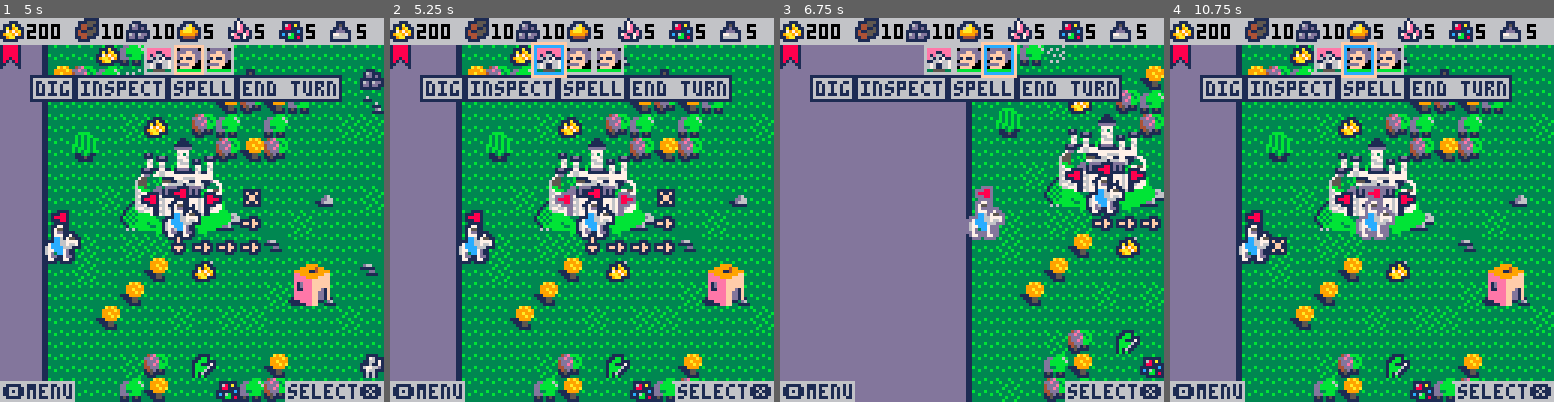
Above: before the commit, frames 1-4 (left to right).
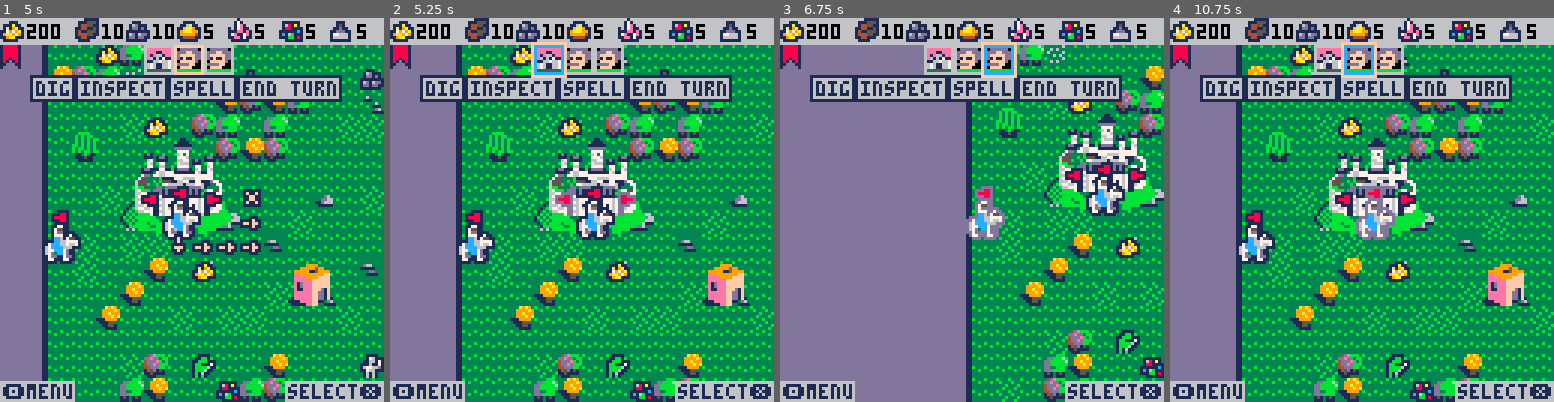
Above: after the commit, the same moments.

Repository: pvan/pico8
Game: PICO-8 cartridge heroes.p8
The game is run twice, just before and just after one commit, with the same random seed, the same clock (stepped at 60 frames per second) and the same inputs.
Inputs:
- Up to frame 1 (5 s): tap X (X key) at 0.33, 1.07, 1.85, 2.97, 4.08 s; tap O (Z key) at 0.7, 1.7, 2.1, 2.5, 2.9, 3.3, 3.7, 4.1, 4.5, 4.9 s; hold Right 1.6-2.1 s; hold Up 2.15-2.42 s; hold Right 2.47-3.03 s; hold Left 3.08-3.58 s; hold Down 3.63-3.97 s; hold Right 4.02-4.68 s; hold Up from 4.73 s (still down)
- Up to frame 2 (5.25 s): release Up at 5.03 s; hold Left from 5.08 s (still down); tap X (X key) at 5.2 s
- Up to frame 3 (6.75 s): tap O (Z key) every 0.4 s from 5.3 to 6.5 s; release Left at 5.68 s; hold Down 5.73-6.03 s; hold Right 6.08-6.58 s; tap X (X key) at 6.32 s; hold Right from 6.63 s (still down)
- Up to frame 4 (10.75 s): tap O (Z key) every 0.4 s from 6.9 to 10.5 s; release Right at 7.13 s; hold Up 7.18-7.45 s; tap X (X key) at 7.43, 8.55, 9.67 s; hold Right 7.5-8.07 s; hold Left 8.12-8.62 s; hold Down 8.67-9 s; hold Right 9.05-9.72 s; hold Up 9.77-10.07 s; hold Left 10.12-10.72 s

Frame 1 is identical in both runs. In frame 2, 1.0% of the frame differs, in the area x 50-75%, y 44-62%; in frame 3, 0.5%; in frame 4, 0.2%.

Commit message:
heroes: save tokens in selection function

Diff:
--- a/heroes.p8
+++ b/heroes.p8
@@ -22,7 +22,6 @@
 --todo:
 --change obj.type to int instead of string index
 --tile spr func? (with mirror?)
---when full map revealed, creating reachable is too slow to do every frame (done when menu open bc port gets reselected every frame)
 
 
 --big todos:
@@ -702,19 +701,6 @@
  else
   cur_spr=cur_sprs["arrow"]
  end
-
- --token: could set this at time
- --sel is set (looks like 3 spots?)
- --
- --clear path if sel change
- --note lsel2 default is not nil
- --bc sel could be nil and
- --we want to detect changes
- lsel2=lsel2 or "no object" --set if nil
- if (lsel2!=sel and sel!=nil) then
-  path={}
- end
- lsel2=sel
 
  --needed if ptequ doesn't check nil
 -- if lselmv==nil then
@@ -3149,7 +3135,6 @@
 
 
 
-lsel="no obj"
 function select(obj)
 
  --fix slowdown from hud menu
@@ -3158,17 +3143,19 @@
 
  sel=obj
  if (obj==nil) return
- if sel!=lsel then
-  cur=copy(sel) --only need x,y but cheaper to copy entire
-	 if sel.type=="castle" then
-	  cur.y+=1
-	 end
-	 cam=copy(cur)
-	 frame=15--reset flash (start on highlight)
- end
- lsel=sel
-
- create_i2tile()
+
+ cur=copy(sel) --only need x,y but cheaper to copy entire
+ if sel.type=="castle" then
+  cur.y+=1
+ end
+
+ cam=copy(cur)--snap to new selection
+
+ frame=15--reset flash (start on highlight)
+
+ path={}--new sel means new path
+
+ create_i2tile()--need new i2reachable
 end
 
 
